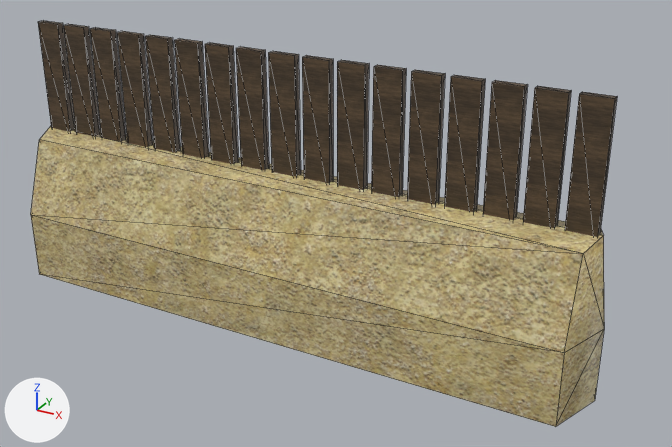
Renders of the COLLADA model art/meshes/structural/tupis_wall_long.dae from each side of a commit.
The view is the same before and after, from a camera (50 mm lens) standing at (24.0, -38.3, 17.6) and looking at (2.6, 0.5, -1.8). Every picture has the same lights, and +X, +Y and +Z are marked at lower left. Mesh edges are drawn as thin lines.

In view in the first picture: 'wall_tupi_long'.
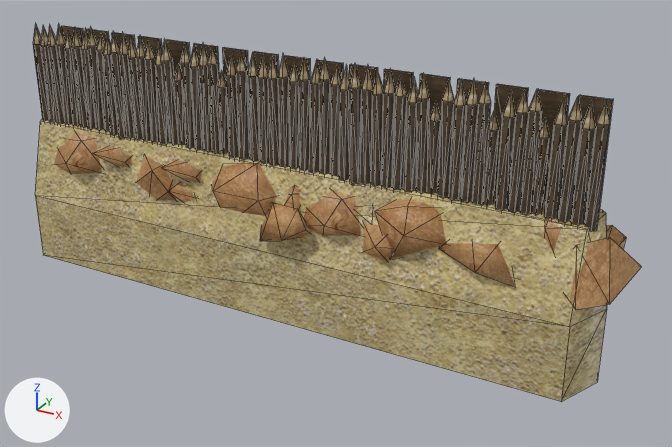
Commit message: Reforma wall tupi

Boxes [x1, y1, x2, y2] around the edits, measured in the pictures (672 x 447 px; the box of a moved part takes in the faces that stretch with it):
'wall_tupi_long', reshaped (7% shorter): before [31, 21, 617, 427]; after [33, 23, 642, 402]
part 1 of me_cubo_003, moved or reshaped: before [38, 21, 75, 132]; after [61, 26, 84, 42]
part 2 of me_cubo_003, moved or reshaped: before [63, 24, 100, 137]; after [86, 29, 109, 43]
part 3 of me_cubo_003, moved or reshaped: before [90, 27, 126, 142]; after [111, 32, 135, 48]
part 4 of me_cubo_003, moved or reshaped: before [117, 31, 153, 147]; after [138, 36, 162, 58]
part 5 of me_cubo_003, moved or reshaped: before [145, 35, 180, 153]; after [166, 40, 190, 76]
part 6 of me_cubo_003, moved or reshaped: before [174, 39, 209, 158]; after [194, 43, 219, 63]
part 7 of me_cubo_003, moved or reshaped: before [205, 43, 238, 164]; after [222, 47, 248, 80]
part 8 of me_cubo_003, moved or reshaped: before [236, 47, 269, 170]; after [253, 51, 279, 74]
part 9 of me_cubo_003, moved or reshaped: before [268, 51, 301, 177]; after [284, 55, 311, 82]
part 10 of me_cubo_003, moved or reshaped: before [302, 55, 333, 183]; after [317, 60, 343, 81]
part 11 of me_cubo_003, moved or reshaped: before [337, 60, 369, 190]; after [349, 64, 377, 88]
part 12 of me_cubo_003, moved or reshaped: before [371, 65, 406, 197]; after [383, 69, 413, 98]
part 13 of me_cubo_003, moved or reshaped: before [407, 70, 445, 204]; after [416, 74, 450, 179]
part 14 of me_cubo_003, moved or reshaped: before [444, 75, 485, 212]; after [456, 79, 489, 102]
part 15 of me_cubo_003, moved or reshaped: before [483, 80, 527, 220]; after [494, 84, 528, 192]
part 16 of me_cubo_003, moved or reshaped: before [523, 86, 571, 228]; after [537, 89, 570, 199]
part 17 of me_cubo_003, moved or reshaped: before [565, 92, 617, 237]; after [576, 95, 613, 209]
part 18 of me_cubo_003, rebuilt: before [31, 127, 604, 427]; after [35, 119, 607, 402]
part 19 of me_cubo_003, added: after [33, 23, 642, 309]

The change, as a diff of the scene's bpy script:
```diff
--- a/art/meshes/structural/tupis_wall_long.dae.py
+++ b/art/meshes/structural/tupis_wall_long.dae.py
@@ me_cubo_003 @@
-me_cubo_003.from_pydata(...)  # 154 vertices, 198 faces; spans x -16.9..16.9, y -2.9..2.9, z -7.7..6.9
+me_cubo_003.from_pydata(...)  # 1178 vertices, 1678 faces; spans x -18.1..18.0, y -3.2..2.8, z -6.7..7.2
+# me_cubo_003 part 1: the loose piece of 8 vertices spanning x -16.1..-14.6, y -0.2..0.2, z -0.4..6.9 is scaled about its middle by (0.976, 0.56, 0.783), then moved by (0.4, 1.2, 0.3)
+# me_cubo_003 part 2: the loose piece of 8 vertices spanning x -14.2..-12.7, y -0.2..0.2, z -0.4..6.9 is scaled about its middle by (0.976, 0.56, 0.783), then moved by (0.3, 1.2, 0.3)
+# me_cubo_003 part 3: the loose piece of 8 vertices spanning x -12.3..-10.8, y -0.2..0.2, z -0.4..6.9 is scaled about its middle by (0.976, 0.56, 0.783), then moved by (0.3, 1.2, 0.3)
+# me_cubo_003 part 4: the loose piece of 8 vertices spanning x -10.3..-8.9, y -0.2..0.2, z -0.4..6.9 is scaled about its middle by (0.976, 0.56, 0.783), then moved by (0.2, 1.2, 0.3)
+# me_cubo_003 part 5: the loose piece of 8 vertices spanning x -8.4..-6.9, y -0.2..0.2, z -0.4..6.9 is scaled about its middle by (0.976, 0.56, 0.783), then moved by (0.2, 1.2, 0.3)
+# me_cubo_003 part 6: the loose piece of 8 vertices spanning x -6.5..-5.0, y -0.2..0.2, z -0.4..6.9 is scaled about its middle by (0.976, 0.56, 0.783), then moved by (0.1, 1.2, 0.3)
+# me_cubo_003 part 7: the loose piece of 8 vertices spanning x -4.6..-3.1, y -0.2..0.2, z -0.4..6.9 is scaled about its middle by (0.976, 0.56, 0.783), then moved by (0.1, 1.2, 0.3)
+# me_cubo_003 part 8: the loose piece of 8 vertices spanning x -2.7..-1.2, y -0.2..0.2, z -0.4..6.9 is scaled about its middle by (0.976, 0.56, 0.783), then moved by (0.0, 1.2, 0.3)
+# me_cubo_003 part 9: the loose piece of 8 vertices spanning x -0.7..0.7, y -0.2..0.2, z -0.4..6.9 is scaled about its middle by (0.976, 0.56, 0.783), then moved by (0.0, 1.2, 0.3)
+# me_cubo_003 part 10: the loose piece of 8 vertices spanning x 1.2..2.7, y -0.2..0.2, z -0.4..6.9 is scaled about its middle by (0.976, 0.56, 0.783), then moved by (0.0, 1.2, 0.3)
+# me_cubo_003 part 11: the loose piece of 8 vertices spanning x 3.1..4.6, y -0.2..0.2, z -0.4..6.9 is scaled about its middle by (0.976, 0.56, 0.783), then moved by (-0.1, 1.2, 0.3)
+# me_cubo_003 part 12: the loose piece of 8 vertices spanning x 5.0..6.5, y -0.2..0.2, z -0.4..6.9 is scaled about its middle by (0.976, 0.56, 0.783), then moved by (-0.1, 1.2, 0.3)
+# me_cubo_003 part 13: the loose piece of 8 vertices spanning x 6.9..8.4, y -0.2..0.2, z -0.4..6.9 is scaled about its middle by (0.976, 0.56, 0.783), then moved by (-0.2, 1.2, 0.3)
+# me_cubo_003 part 14: the loose piece of 8 vertices spanning x 8.9..10.3, y -0.2..0.2, z -0.4..6.9 is scaled about its middle by (0.976, 0.56, 0.783), then moved by (-0.2, 1.2, 0.3)
+# me_cubo_003 part 15: the loose piece of 8 vertices spanning x 10.8..12.3, y -0.2..0.2, z -0.4..6.9 is scaled about its middle by (0.976, 0.56, 0.783), then moved by (-0.3, 1.2, 0.3)
+# me_cubo_003 part 16: the loose piece of 8 vertices spanning x 12.7..14.2, y -0.2..0.2, z -0.4..6.9 is scaled about its middle by (0.976, 0.56, 0.783), then moved by (-0.3, 1.2, 0.3)
+# me_cubo_003 part 17: the loose piece of 8 vertices spanning x 14.6..16.1, y -0.2..0.2, z -0.4..6.9 is scaled about its middle by (0.976, 0.56, 0.783), then moved by (-0.4, 1.2, 0.3)
+# me_cubo_003 part 18: the loose piece of 18 vertices spanning x -16.9..16.9, y -2.9..2.9, z -7.7..0.7 is rebuilt with 18 vertices and now spans x -16.9..16.9, y -2.4..2.4, z -6.7..1.7
+# me_cubo_003 part 19: 1024 vertices added at x -18.1..18.0, y -3.2..2.8, z -3.0..7.2
+# me_cubo_003 part 20: the surface is now shaded smooth
 me_cubo_003.materials.append(mat_material_003)
```
